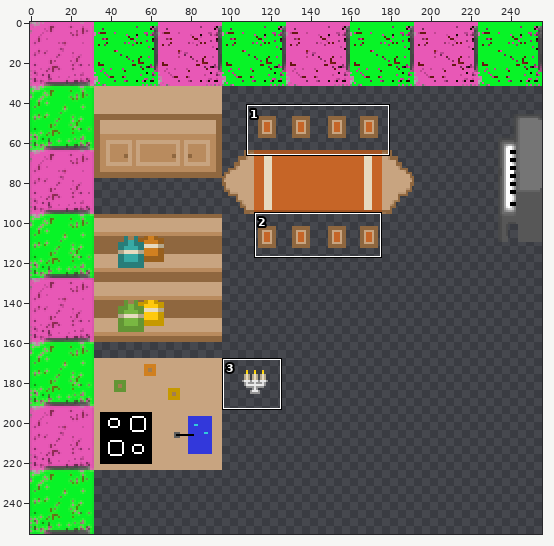
Two versions of one sprite sheet, moebel.png. Above: a wide view before the commit, with the close-up outlined.
Close-up. Earlier state:
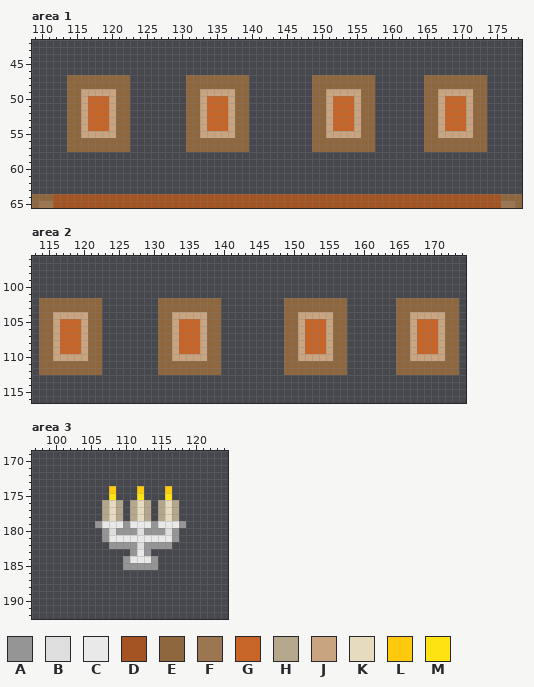
The file is 256x256 pixels. Colours within 5 levels of each other are drawn and written as one. Shown: area 1: x 109..178, y 42..65; area 2: x 113..174, y 96..116; area 3: x 97..124, y 169..192.
Palette (. is transparent): A #959595  B #dedede  C #e9e9e9  D #a35422  E #8f673f  F #9c7651  G #c66527  H #b4a78c  J #c8a480  K #e6dabf  L #ffc90e  M #ffe211
Pixels before, area 1, first column x 109:
47 .....EEEEEEEEE........EEEEEEEEE.........EEEEEEEEE.......EEEEEEEEE.....
48 .....EEEEEEEEE........EEEEEEEEE.........EEEEEEEEE.......EEEEEEEEE.....
49 .....EEJJJJJEE........EEJJJJJEE.........EEJJJJJEE.......EEJJJJJEE.....
50 .....EEJGGGJEE........EEJGGGJEE.........EEJGGGJEE.......EEJGGGJEE.....
51 .....EEJGGGJEE........EEJGGGJEE.........EEJGGGJEE.......EEJGGGJEE.....
52 .....EEJGGGJEE........EEJGGGJEE.........EEJGGGJEE.......EEJGGGJEE.....
53 .....EEJGGGJEE........EEJGGGJEE.........EEJGGGJEE.......EEJGGGJEE.....
54 .....EEJGGGJEE........EEJGGGJEE.........EEJGGGJEE.......EEJGGGJEE.....
55 .....EEJJJJJEE........EEJJJJJEE.........EEJJJJJEE.......EEJJJJJEE.....
56 .....EEEEEEEEE........EEEEEEEEE.........EEEEEEEEE.......EEEEEEEEE.....
57 .....EEEEEEEEE........EEEEEEEEE.........EEEEEEEEE.......EEEEEEEEE.....
58 ......................................................................
59 ......................................................................
60 ......................................................................
61 ......................................................................
62 ......................................................................
63 ......................................................................
64 EEEDDDDDDDDDDDDDDDDDDDDDDDDDDDDDDDDDDDDDDDDDDDDDDDDDDDDDDDDDDDDDDDDEEE
65 EFFDDDDDDDDDDDDDDDDDDDDDDDDDDDDDDDDDDDDDDDDDDDDDDDDDDDDDDDDDDDDDDDDFFE
Pixels before, area 2, first column x 114:
102 EEEEEEEEE........EEEEEEEEE.........EEEEEEEEE.......EEEEEEEEE
103 EEEEEEEEE........EEEEEEEEE.........EEEEEEEEE.......EEEEEEEEE
104 EEJJJJJEE........EEJJJJJEE.........EEJJJJJEE.......EEJJJJJEE
105 EEJGGGJEE........EEJGGGJEE.........EEJGGGJEE.......EEJGGGJEE
106 EEJGGGJEE........EEJGGGJEE.........EEJGGGJEE.......EEJGGGJEE
107 EEJGGGJEE........EEJGGGJEE.........EEJGGGJEE.......EEJGGGJEE
108 EEJGGGJEE........EEJGGGJEE.........EEJGGGJEE.......EEJGGGJEE
109 EEJGGGJEE........EEJGGGJEE.........EEJGGGJEE.......EEJGGGJEE
110 EEJJJJJEE........EEJJJJJEE.........EEJJJJJEE.......EEJJJJJEE
111 EEEEEEEEE........EEEEEEEEE.........EEEEEEEEE.......EEEEEEEEE
112 EEEEEEEEE........EEEEEEEEE.........EEEEEEEEE.......EEEEEEEEE
Pixels before, area 3, first column x 106:
174 ..L...L...L..
175 ..M...M...M..
176 .HKH.HKH.HKH.
177 .HKH.HKH.HKH.
178 .HKH.HKH.HKH.
179 ACCCACCCACCCA
180 .ABAAABAAABA.
181 .ACCCCCCCCCA.
182 ..AAAABAAAA..
183 .....ACA.....
184 ....ACCCA....
185 ....AAAAA....
Once edited:
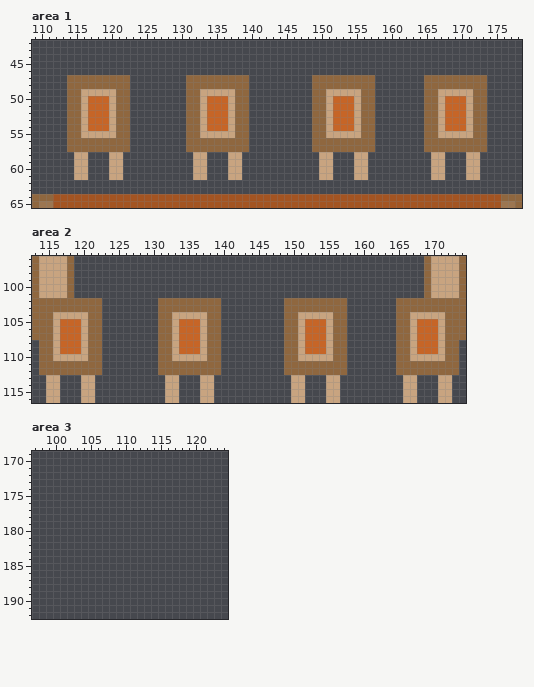
Diff:
Changed rows in their new state; - is an unchanged pixel.
Area 1:
first column x 115:
58 JJ---JJ----------JJ---JJ-----------JJ---JJ---------JJ---JJ
59 JJ---JJ----------JJ---JJ-----------JJ---JJ---------JJ---JJ
60 JJ---JJ----------JJ---JJ-----------JJ---JJ---------JJ---JJ
61 JJ---JJ----------JJ---JJ-----------JJ---JJ---------JJ---JJ
Area 2:
first column x 113:
 96 EJJJJE--------------------------------------------------EJJJJE
 97 EJJJJE--------------------------------------------------EJJJJE
 98 EJJJJE--------------------------------------------------EJJJJE
 99 EJJJJE--------------------------------------------------EJJJJE
100 EJJJJE--------------------------------------------------EJJJJE
101 EJJJJE--------------------------------------------------EJJJJE
102 E------------------------------------------------------------E
103 E------------------------------------------------------------E
104 E------------------------------------------------------------E
105 E------------------------------------------------------------E
106 E------------------------------------------------------------E
107 E------------------------------------------------------------E
first column x 115:
113 JJ---JJ----------JJ---JJ-----------JJ---JJ---------JJ---JJ
114 JJ---JJ----------JJ---JJ-----------JJ---JJ---------JJ---JJ
115 JJ---JJ----------JJ---JJ-----------JJ---JJ---------JJ---JJ
116 JJ---JJ----------JJ---JJ-----------JJ---JJ---------JJ---JJ
Area 3:
first column x 106:
174 --.---.---.--
175 --.---.---.--
176 -...-...-...-
177 -...-...-...-
178 -...-...-...-
179 .............
180 -...........-
181 -...........-
182 --.........--
183 -----...-----
184 ----.....----
185 ----.....----
